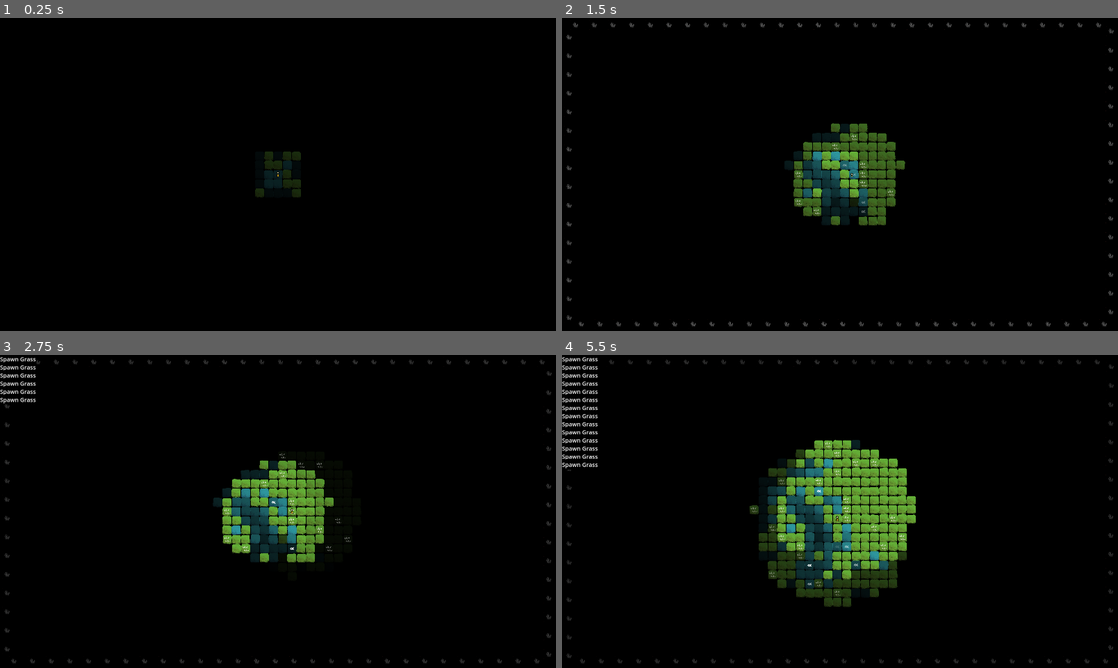
Above: before the commit, frames 1-4 (two rows, left to right).
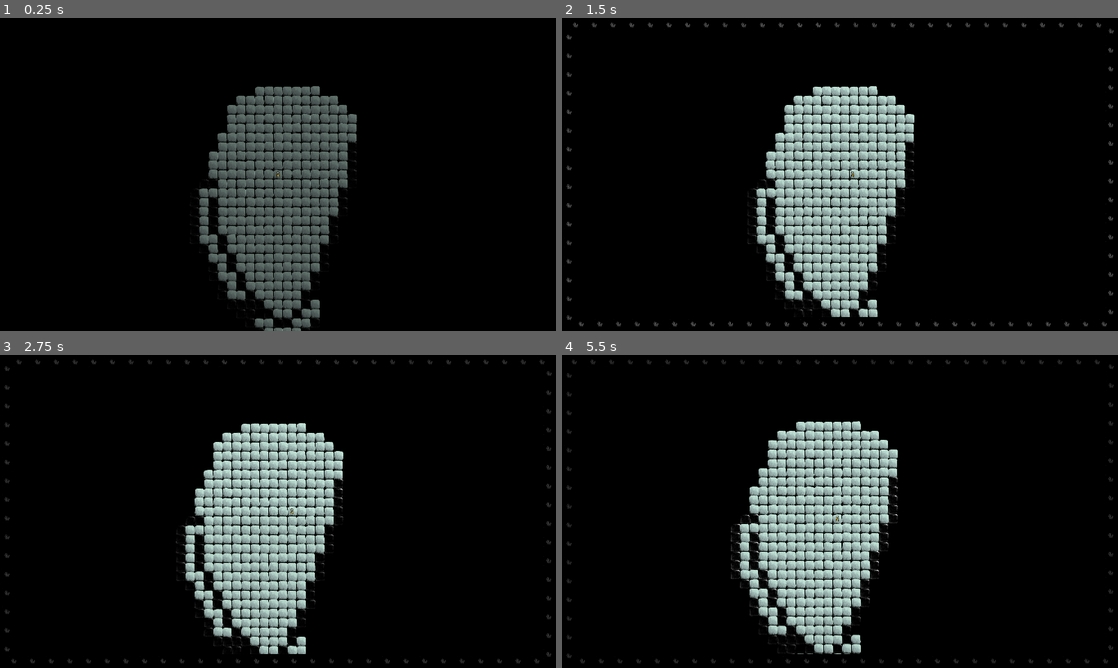
Above: after the commit, the same moments.

Repository: arrayewhy/Worlds
Game: Godot game, scene res://Scenes/Main.tscn
The game is run twice, just before and just after one commit, with the same random seed, the same clock (stepped at 60 frames per second) and the same inputs.
Inputs (mouse positions are in pixels of both pictures, inside the frame that each line leads up to):
- Up to frame 1 (0.25 s): no input
- Up to frame 2 (1.5 s): tap Enter (Enter) at 0.5 s; move the mouse to (962, 158) at 0.52 s; hold D (Right) 0.53-1.25 s; hold Enter (Enter) 0.53-1.25 s; click (962, 158) at 0.67 s; drag from (728, 190) to (812, 237) at 1.27 s
- Up to frame 3 (2.75 s): move the mouse to (333, 442) at 2.02 s; hold D (Right) from 2.03 s (still down); hold ` (Tilde) from 2.03 s (still down); tap Enter (Enter) at 2.3 s
- Up to frame 4 (5.5 s): release D (Right) at 2.75 s; release ` (Tilde) at 2.75 s; drag from (812, 574) to (673, 464) at 2.77 s; move the mouse to (1006, 558) at 3.52 s; hold A (Left) 3.53-4.25 s; hold Enter (Enter) 3.53-4.25 s; tap O at 3.6 s; drag from (673, 464) to (756, 433) at 4.27 s; move the mouse to (867, 511) at 5.02 s; hold S (Down) from 5.03 s (still down); hold Enter (Enter) from 5.03 s (still down); tap Shift at 5.1 s; click (867, 511) at 5.17 s

The runs differ from the first frame. In frame 1, 14% of the frame differs, in the area x 34-65%, y 21-100%; in frame 2, 14%; in frame 3, 14%; in frame 4, 16%, in the area x 0-64%, y 0-96%.

Commit message:
Expand [World-Template]

Diff:
--- a/worlds/Scenes/Main.tscn
+++ b/worlds/Scenes/Main.tscn
@@ -8,13 +8,14 @@
 [ext_resource type="Script" path="res://Scripts/Biomes/Biome-Spawner.gd" id="5_nwltf"]
 [ext_resource type="PackedScene" uid="uid://dau0b5fcbsdk8" path="res://Prefabs/Illumination.tscn" id="6_2cew8"]
 [ext_resource type="Script" path="res://Scripts/UI/Illuminations-Handler.gd" id="6_ljcja"]
+[ext_resource type="Image" uid="uid://b3sydyghnrqb7" path="res://Sprites/World-Templates/WT_Birth.png" id="7_fcw8p"]
 [ext_resource type="Script" path="res://Scripts/UI/Illumination-Spawner.gd" id="7_rmeg4"]
 [ext_resource type="Script" path="res://Scripts/Fader.gd" id="8_u5mxs"]
 [ext_resource type="Script" path="res://Scripts/UI/Black-Bars.gd" id="8_umww4"]
 [ext_resource type="AudioStream" uid="uid://sos25qvtf0mq" path="res://Audio/SFX/Desert-Wind_611257__newlocknew__windsynth-3winter3osc.wav" id="12_py2jo"]
 [ext_resource type="AudioStream" uid="uid://cgv7itiiugmiq" path="res://Audio/SFX/Forest_634315__klankbeeld__border-forestfarmfield-727am-nl-eu-220515_0345.wav" id="13_wbwr2"]
 [ext_resource type="PackedScene" uid="uid://cf233120e3l52" path="res://Prefabs/Dice.tscn" id="14_1cw2s"]
-[ext_resource type="Image" uid="uid://bvafusrsjjlrn" path="res://Sprites/World-Templates/WT-Circle64.png" id="15_y08cy"]
+[ext_resource type="Script" path="res://Scripts/Image-Data-Handler.gd" id="15_4vccs"]
 
 [sub_resource type="GDScript" id="GDScript_lhawh"]
 resource_name = "Player-Sprite"
@@ -42,6 +43,55 @@
 	return _currState == SpriteState.Swim;
 "
 
+[sub_resource type="GDScript" id="GDScript_1rs1b"]
+resource_name = "World-Template"
+script/source = "extends Node
+
+@onready var imgDataHandler:Node = $\"Image-Data-Handler\";
+
+@export var worldTemplate:Image;
+@export var biomeHolder:Node;
+
+#func _ready() -> void:
+	#SpawnBiomes_FromImage();
+
+func SpawnBiomes_FromImage() -> void:
+
+	var colArray:Array[Color] = imgDataHandler.ImageToColArray(worldTemplate);
+	var currGPos:Vector2i = Vector2i(0, 0);
+
+	var offset:Vector2i = (Vector2i(worldTemplate.get_width(), worldTemplate.get_height()) - Vector2i(1, 1)) / 2;
+
+	for i in colArray.size():
+		match colArray[i]:
+
+			Color(150, 250, 50, 255): # Grass
+				Biome_Master.SpawnBiome(currGPos - offset, Biome_Master.Type.Grass, biomeHolder, \\
+				Interaction_Master.Type.NULL);
+
+			Color(150, 150, 150, 255): # Stone
+				Biome_Master.SpawnBiome(currGPos - offset, Biome_Master.Type.Stone, biomeHolder, \\
+				Interaction_Master.Type.NULL);
+
+			Color(0, 0, 0, 255): # DARKNESS
+				Biome_Master.SpawnBiome(currGPos - offset, Biome_Master.Type.DARKNESS, biomeHolder, \\
+				Interaction_Master.Type.NULL);
+
+			Color(255, 0, 255, 255): # Random
+				Biome_Master.SpawnBiome(currGPos - offset, Biome_Master.RandomBiomeType_Core(), biomeHolder, \\
+				Interaction_Master.Type.NULL);
+			_:
+				pass;
+
+		if currGPos.x == worldTemplate.get_width() - 1:
+			currGPos.x = 0;
+			currGPos.y += 1;
+			continue;
+		currGPos.x += 1;
+
+	#print(colArray.size());
+"
+
 [sub_resource type="PlaceholderTexture2D" id="PlaceholderTexture2D_bu5ns"]
 size = Vector2(1920, 48)
 
@@ -56,93 +106,6 @@
 	hide();
 "
 
-[sub_resource type="Gradient" id="Gradient_236ax"]
-colors = PackedColorArray(1, 1, 1, 1, 0, 0, 0, 1)
-
-[sub_resource type="GradientTexture2D" id="GradientTexture2D_o4abh"]
-gradient = SubResource("Gradient_236ax")
-width = 32
-height = 32
-fill = 1
-fill_from = Vector2(0.5, 0.5)
-fill_to = Vector2(0.5, 0)
-
-[sub_resource type="GDScript" id="GDScript_8l2ys"]
-resource_name = "Sun"
-script/source = "extends PointLight2D;
-
-func _ready() -> void:
-	World.TimeTick.connect(On_TimeTick);
-
-func On_TimeTick() -> void:
-	position.x += 128;
-	self.energy -= 0.001;
-"
-
-[sub_resource type="GDScript" id="GDScript_1rs1b"]
-resource_name = "World-Template"
-script/source = "extends Node
-
-@export var worldTemplate:Image;
-@export var biomeHolder:Node;
-
-#func _ready() -> void:
-	#SpawnBiomes_FromImage();
-
-func SpawnBiomes_FromImage() -> void:
-	var colArray:Array[Color] = ImageToColArray(worldTemplate);
-	var currgPos:Vector2i = Vector2i(0, 0);
-
-	var offset:Vector2i = (Vector2i(worldTemplate.get_width(), worldTemplate.get_height()) - Vector2i(1, 1)) / 2;
-
-	for i in colArray.size():
-		match colArray[i]:
-
-			Color(255, 0, 255, 255):
-				Biome_Master.SpawnBiome(currgPos - offset, Biome_Master.RandomBiomeType_Core(), biomeHolder, \\
-				Interaction_Master.Type.NULL);
-			_:
-				pass;
-
-		if currgPos.x == worldTemplate.get_width() - 1:
-			currgPos.x = 0;
-			currgPos.y += 1;
-			continue;
-		currgPos.x += 1;
-
-	#print(colArray.size());
-
-func ImageToColArray(img:Image) -> Array[Color]:
-
-	var imgData:PackedByteArray = img.get_data ();
-
-	var colArray:Array[Color] = [];
-	var rgbaTracker:int;
-	var currCol:Color = Color.TRANSPARENT;
-
-	for i in imgData.size ():
-
-		if rgbaTracker >= 4:
-			rgbaTracker = 0;
-			colArray.append (currCol);
-
-		if rgbaTracker == 0:
-			currCol.r = imgData[i];
-		if rgbaTracker == 1:
-			currCol.g = imgData[i];
-		if rgbaTracker == 2:
-			currCol.b = imgData[i];
-		if rgbaTracker == 3:
-			currCol.a = imgData[i];
-
-		rgbaTracker += 1;
-
-	# Append the Final Pixel
-	colArray.append (currCol);
-
-	return colArray;
-"
-
 [sub_resource type="GDScript" id="GDScript_s5h60"]
 script/source = "extends ColorRect;
 
@@ -151,14 +114,11 @@
 var _fadeIn:bool;
 
 func _ready() -> void:
-
-	if !player:
-		set_process(false);
+	set_process(false);
+	if !get_parent().is_visible():
 		return;
-
 	color.a = 0;
-
-	player.EnterInteraction.connect(On_EnterInteraction);
+	get_parent().hide();
 
 func _process(delta: float) -> void:
 
@@ -244,7 +204,7 @@
 [node name="Player" type="Node2D" parent="." node_paths=PackedStringArray("microView", "camMover")]
 z_index = 100
 script = ExtResource("2_54uhw")
-microView = NodePath("../Misc/MicroView")
+microView = NodePath("../MicroView")
 camMover = NodePath("../Camera2D/Mover")
 
 [node name="Player-Sprite" type="Sprite2D" parent="Player"]
@@ -261,10 +221,17 @@
 script = ExtResource("1_vinv6")
 master = NodePath("..")
 speed = 6.0
-minDist = 10.0
+minDist = 1.0
 frameByFrame = true
-initFrameDur = 0.05
 emitSignal = true
+
+[node name="World-Template" type="Node" parent="Player" node_paths=PackedStringArray("biomeHolder")]
+script = SubResource("GDScript_1rs1b")
+worldTemplate = ExtResource("7_fcw8p")
+biomeHolder = NodePath("../../Biome-Holder")
+
+[node name="Image-Data-Handler" type="Node" parent="Player/World-Template"]
+script = ExtResource("15_4vccs")
 
 [node name="Biome-Holder" type="Node2D" parent="."]
 y_sort_enabled = true
@@ -338,6 +305,12 @@
 region_enabled = true
 region_rect = Rect2(768, 0, 256, 256)
 
+[node name="Sprite2D10" type="Sprite2D" parent="Visual-Reference"]
+position = Vector2(-256, -256)
+texture = ExtResource("1_ntyhy")
+region_enabled = true
+region_rect = Rect2(768, 0, 256, 256)
+
 [node name="Sprite2D2" type="Sprite2D" parent="Visual-Reference"]
 position = Vector2(0, -256)
 texture = ExtResource("1_ntyhy")
@@ -385,26 +358,10 @@
 region_enabled = true
 region_rect = Rect2(0, 0, 256, 256)
 
-[node name="Misc" type="Node2D" parent="."]
-process_mode = 4
+[node name="MicroView" type="CanvasLayer" parent="."]
 visible = false
 
-[node name="Sun" type="Node2D" parent="Misc"]
-
-[node name="PointLight2D" type="PointLight2D" parent="Misc/Sun"]
-scale = Vector2(4096, 4096)
-texture = SubResource("GradientTexture2D_o4abh")
-script = SubResource("GDScript_8l2ys")
-
-[node name="World-Template" type="Node" parent="Misc" node_paths=PackedStringArray("biomeHolder")]
-script = SubResource("GDScript_1rs1b")
-worldTemplate = ExtResource("15_y08cy")
-biomeHolder = NodePath("../../Biome-Holder")
-
-[node name="MicroView" type="CanvasLayer" parent="Misc"]
-visible = false
-
-[node name="ColorRect" type="ColorRect" parent="Misc/MicroView"]
+[node name="ColorRect" type="ColorRect" parent="MicroView" node_paths=PackedStringArray("player")]
 z_index = 1
 anchors_preset = 15
 anchor_right = 1.0
@@ -417,6 +374,11 @@
 grow_vertical = 2
 color = Color(1, 0, 1, 1)
 script = SubResource("GDScript_s5h60")
+player = NodePath("../../Player")
+
+[node name="Misc" type="Node2D" parent="."]
+process_mode = 4
+visible = false
 
 [node name="Dice" parent="Misc" instance=ExtResource("14_1cw2s")]
 position = Vector2(0, 0)
--- a/worlds/Scripts/Autoloads/Biome-Master.gd
+++ b/worlds/Scripts/Autoloads/Biome-Master.gd
@@ -1,7 +1,6 @@
 class_name Biome_Master extends Node;
 
-enum Type {NULL, Grass, Water, Earth};
-#enum Type {NULL, Earth, Grass, Water, Stone};
+enum Type {NULL, DARKNESS, Grass, Water, Earth, Stone};
 enum Predefined {NULL, Cavern};
 
 const biomePrefab:PackedScene = preload("res://Prefabs/Biome.tscn");
@@ -11,16 +10,17 @@
 	# 1. Return an Int instead of a Type since this is faster.
 	# If this doesn't suffice, do a Match and return the appropriate Type as a String.
 
-	# 2. We treat Grass, and Water as core biomes.
+	# 2. We treat Grass, Earth, and Water as core biomes.
 
-	return randi_range(1, 2);
+	return randi_range(2, 4);
 
 static func RandomBiomeType_Land() -> int:
 	# Return an Int instead of a Type since this is faster.
 	# If this doesn't suffice, do a Match and return the appropriate Type as a String.
 	var types = Type.keys();
 	types.erase(Type.keys()[Type.Water]);
-	return randi_range(1, types.size() - 1);
+	print(types);
+	return randi_range(2, types.size() - 2);
 
 # Functions ----------------------------------------------------------------------------------------------------
 
@@ -46,27 +46,33 @@
 	InGameDebugger.Warn(str("Biome NOT found: ", gPos));
 	return Biome_Master.Type.NULL;
 
-static func Surrounding_Biomes(gPos:Vector2i, reach:int, removeCent:bool) -> Array[Biome_Master.Type]:
+static func Surrounding_Biomes(gPos:Vector2i, reach:int, removeCent:bool, includeDark:bool) -> Array[Biome_Master.Type]:
 	var surrounding_GPos:Array[Vector2i] = GridPos_Utils.GridPositions_Around(gPos, reach, removeCent);
 	# Remove Empty Positions in case we are at the World Edge
 	surrounding_GPos = GridPos_Utils.Remove_Empty(surrounding_GPos);
 
 	var biomesAround:Array[Biome_Master.Type]; # Array[Biome Type]
 
-	for p in surrounding_GPos:
-		biomesAround.append(Biome_Master.Get_BiomeType(p));
+	for gp in surrounding_GPos:
+		var currType:Biome_Master.Type = Biome_Master.Get_BiomeType(gp);
+		if !includeDark and currType == Biome_Master.Type.DARKNESS:
+			continue;
+		biomesAround.append(currType);
 
 	return biomesAround;
 
-static func Surrounding_Biomes_WithGPos(gPos:Vector2i, reach:int) -> Array[Array]:
+static func Surrounding_Biomes_WithGPos(gPos:Vector2i, reach:int, includeDark:bool) -> Array[Array]:
 	var surrounding_GPos:Array[Vector2i] = GridPos_Utils.GridPositions_Around(gPos, reach);
 	# Remove Empty Positions in case we are at the World Edge
 	surrounding_GPos = GridPos_Utils.Remove_Empty(surrounding_GPos);
 
 	var biomesAround:Array[Array]; # Array[Grid Pos, Biome Type]
 
-	for p in surrounding_GPos:
-		biomesAround.append([p, Biome_Master.Get_BiomeType(p)]);
+	for gp in surrounding_GPos:
+		var currType:Biome_Master.Type = Biome_Master.Get_BiomeType(gp);
+		if !includeDark and currType == Biome_Master.Type.DARKNESS:
+			continue;
+		biomesAround.append([gp, currType]);
 
 	return biomesAround;
 
--- a/worlds/Scripts/Biomes/Biome-Spawner.gd
+++ b/worlds/Scripts/Biomes/Biome-Spawner.gd
@@ -36,7 +36,7 @@
 	# Get Surrounding Biomes with Grid Positions used to compare with each Spawn Point and get
 	# its Adjacent Biome Type, which will determine the Influences used in selecting the
 	# Type of the newly Spawned Biome.
-	var biomes_WithGPos:Array[Array] = Biome_Master.Surrounding_Biomes_WithGPos(currGPos, influenceRange);
+	var biomes_WithGPos:Array[Array] = Biome_Master.Surrounding_Biomes_WithGPos(currGPos, influenceRange, false);
 
 	var influences:Array[Biome_Master.Type] = [];
 	for b in biomes_WithGPos:
--- a/worlds/Scripts/Biomes/Biome.gd
+++ b/worlds/Scripts/Biomes/Biome.gd
@@ -32,21 +32,39 @@
 			MultiFader.FadeTo_Opaque(biomeSprite, 1, true);
 		Biome_Master.Type.Water:
 			Prep_Water();
+			#MultiFader.FadeTo_Opaque(biomeSprite, 1, true);
 			MultiFader.FadeTo_Alpha(biomeSprite, .2, 0, .25);
-		#Biome_Master.Type.Stone:
-			#Prep_Stone();
-			#MultiFader.FadeTo_Opaque(biomeSprite, 2, true);
+		Biome_Master.Type.Stone:
+			Prep_Stone();
+			MultiFader.FadeTo_Opaque(biomeSprite, 2, true);
+		Biome_Master.Type.DARKNESS:
+			Prep_DARKNESS();
+			MultiFader.FadeTo_Opaque(biomeSprite, 1, true);
 		_:
 			InGameDebugger.Warn("Failed to Initialise Biome: No type specified.");
 
-	Check_Surroundings();
+	#Check_Surroundings();
 
 func Check_Surroundings() -> void:
+
 	if GridPos_Utils.Empties_Around(gridPos, 1, true).size() == 0:
+
+		var surroundingBiomes:Array[Biome_Master.Type] = Biome_Master.Surrounding_Biomes(gridPos, 1, true, false);
+		var waters:int = surroundingBiomes.count(Biome_Master.Type.Water);
 
 		# Retain Water Full Opacity
 		if type == Biome_Master.Type.Water:
-			MultiFader.FadeTo_Alpha(biomeSprite, 1, biomeSprite.modulate.a, 0.8);
+			var targDepth:float = 1 - (waters * .1);
+			MultiFader.FadeTo_Alpha(biomeSprite, targDepth, biomeSprite.modulate.a, targDepth);
+			#MultiFader.FadeTo_Alpha(biomeSprite, 1, biomeSprite.modulate.a, 0.8);
+		else:
+			if waters < 8:
+				if waters > 6:
+					var tween:Tween = create_tween();
+					tween.tween_property(biomeSprite, "modulate", Color(1, 1, 1, .65), 4);
+			else:
+				var tween:Tween = create_tween();
+				tween.tween_property(biomeSprite, "modulate", Color(1, 1, 1, .4), 4);
 
 		return;
 
@@ -64,15 +82,13 @@
 		#biomeSprite.modulate.a = 0.5; # PRETTY WATER DEPTHS (Refer to Notes)
 		#return;
 
-	#biomeSprite.modulate.a = 1; # PRETTY WATER DEPTHS (Refer to Notes)
-
 	if GridPos_Utils.Empties_Around(gridPos, 1, true).size() > 0:
 		return;
 
 	# Make Y-Sort put the newly spawned biome behind the existing biome
 	#var newBiomeOffset := Vector2(0, -10);
 
-	var surroundingBiomes:Array[Biome_Master.Type] = Biome_Master.Surrounding_Biomes(gridPos, 1, true);
+	var surroundingBiomes:Array[Biome_Master.Type] = Biome_Master.Surrounding_Biomes(gridPos, 1, true, false);
 	var waters:int = surroundingBiomes.count(Biome_Master.Type.Water);
 
 	match type:
@@ -102,9 +118,6 @@
 			else:
 				var tween:Tween = create_tween();
 				tween.tween_property(biomeSprite, "modulate", Color(1, 1, 1, .4), 4);
-			#Biome_Master.SpawnBiome(gridPos, Biome_Master.Type.Water, get_parent(), Interaction_Master.Type.NULL, newBiomeOffset);
-			#interaction.Disable();
-			#FadeAndDelete(biomeSprite);
 
 	World.TimeTick.disconnect(On_TimeTick);
 
@@ -130,9 +143,13 @@
 	type = Biome_Master.Type.Water;
 	biomeSprite.region_rect.position = Vector2i(0, 0);
 
-#func Prep_Stone() -> void:
-	#type = Biome_Master.Type.Stone;
-	#biomeSprite.region_rect.position = Vector2i(512, 0);
+func Prep_Stone() -> void:
+	type = Biome_Master.Type.Stone;
+	biomeSprite.region_rect.position = Vector2i(512, 0);
+
+func Prep_DARKNESS() -> void:
+	type = Biome_Master.Type.DARKNESS;
+	biomeSprite.region_rect.position = Vector2i(1792, 0);
 
 # Functions: Interactions ----------------------------------------------------------------------------------------------------
 
--- /dev/null
+++ b/worlds/Scripts/Image-Data-Handler.gd
@@ -0,0 +1,31 @@
+extends Node;
+
+func ImageToColArray(img:Image) -> Array[Color]:
+
+	var imgData:PackedByteArray = img.get_data ();
+
+	var colArray:Array[Color] = [];
+	var rgbaTracker:int;
+	var currCol:Color = Color.TRANSPARENT;
+
+	for i in imgData.size ():
+
+		if rgbaTracker >= 4:
+			rgbaTracker = 0;
+			colArray.append (currCol);
+
+		if rgbaTracker == 0:
+			currCol.r = imgData[i];
+		if rgbaTracker == 1:
+			currCol.g = imgData[i];
+		if rgbaTracker == 2:
+			currCol.b = imgData[i];
+		if rgbaTracker == 3:
+			currCol.a = imgData[i];
+
+		rgbaTracker += 1;
+
+	# Append the Final Pixel
+	colArray.append (currCol);
+
+	return colArray;
--- a/worlds/Scripts/Player.gd
+++ b/worlds/Scripts/Player.gd
@@ -1,9 +1,9 @@
 extends Node2D;
-
-@onready var biomeSpawner = $"Biome-Spawner";
 
 @onready var mover:Node = $Mover;
 @onready var playerSpr:Sprite2D = $"Player-Sprite";
+@onready var biomeSpawner:Node = $"Biome-Spawner";
+@onready var worldTemplate:Node = $"World-Template";
 
 #@export var hover:Node;
 
@@ -22,13 +22,12 @@
 
 var timeSkips:int;
 
-signal EnterInteraction(state);
-
 var count:int = 0;
 
 func _ready() -> void:
 	currGridPos = initGridPos;
-	World.SpawnBiomes_Around(currGridPos, 2);
+	#World.SpawnBiomes_Around(currGridPos, 2);
+	worldTemplate.SpawnBiomes_FromImage();
 
 #func _process(delta: float) -> void:
 	#
@@ -92,16 +91,18 @@
 		if !insideInteraction:
 			MultiFader.FadeTo_Trans(playerSpr);
 			insideInteraction = true;
-			EnterInteraction.emit(true);
 		#timeSkips = 1;
 	elif nextInteraction != Interaction_Master.Type.Forest:
 		if insideInteraction:
 			MultiFader.FadeTo_Opaque(playerSpr);
 			insideInteraction = false;
-			EnterInteraction.emit(false);
+
+	# LEFTOFF
+	# Cannot walk onto DARKNESS
+	if Biome_Master.Get_BiomeType(nextGPos) == Biome_Master.Type.DARKNESS:
+		return;
 
 	# Move and Spawn
-
 	Do_PlayerMove_BiomeSpawn_InterractionSpawn(inputDir);
 
 func Get_DirectionInput(event:InputEvent) -> Vector2i:
Not shown, changed: worlds/Misc/Notes.txt
Not shown: 1 places in worlds/Scenes/Main.tscn that only renumber resources
Binary file added: worlds/Sprites/World-Templates/WT_Birth.png
Not shown, added: worlds/Sprites/World-Templates/WT_Birth.png.import
